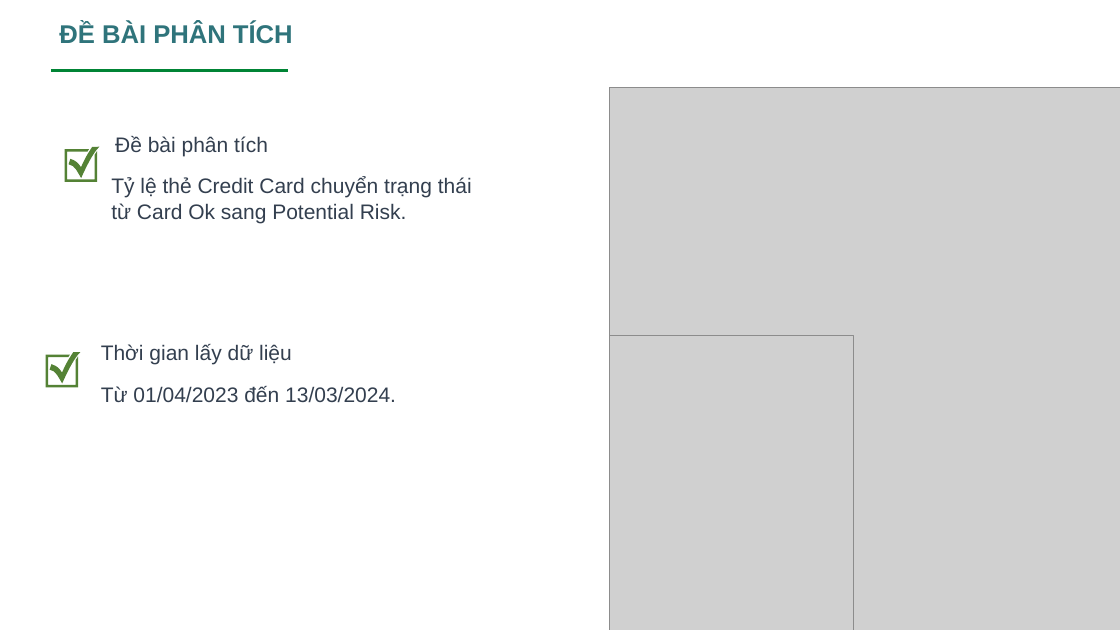
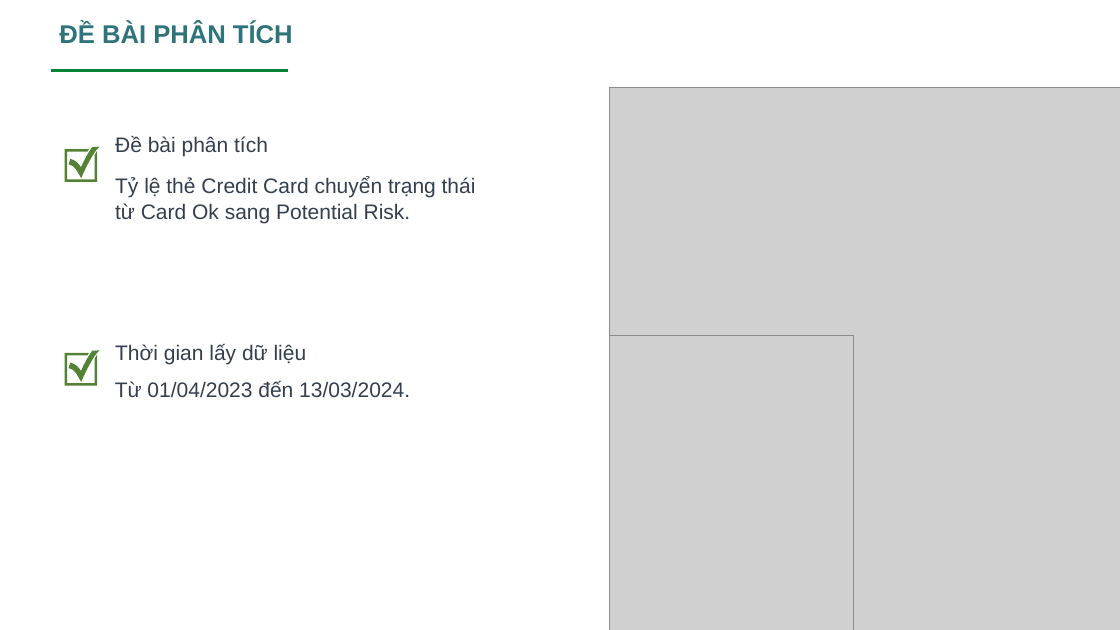
Before and after one commit to quynhnguyenthuy/githubtest, a slide deck: slide 2 of PHAN TICH CARD CHUYEN TRANG THAI.pptx. Drawn at 1120x630 pixels with LibreOffice and Linux fonts; fonts in the diff are those of the drawing; grey boxes stand for pictures; background and template pictures are left out. Boxes give left, top, right and bottom in pixels: in the first picture for what was removed or moved away, otherwise in the second. Text is boxed around its words. In the diff, an @@ line names an element or a change of style, - is before the commit and + after.

```diff
--- a/PHAN TICH CARD CHUYEN TRANG THAI.pptx
+++ b/PHAN TICH CARD CHUYEN TRANG THAI.pptx
@@ text "Tỷ lệ thẻ Credit Card ...": place and size @@
-text "Tỷ lệ thẻ Credit Card ..." at (111,177,472,223)
+text "Tỷ lệ thẻ Credit Card ..." at (115,177,476,223)
@@ freeform shape: place and size @@
-freeform shape at (46,352,80,387)
+freeform shape at (65,350,100,385)
@@ text "Thời gian lấy dữ liệu": place and size @@
-text "Thời gian lấy dữ liệu" at (101,344,292,365)
+text "Thời gian lấy dữ liệu" at (115,344,307,365)
@@ text "Từ 01/04/2023 đến 13/03/2024.": place and size @@
-text "Từ 01/04/2023 đến 13/03/2024." at (101,386,396,403)
+text "Từ 01/04/2023 đến 13/03/2024." at (115,381,410,398)
```
Also in this commit, not shown: 6 other slides changed.
